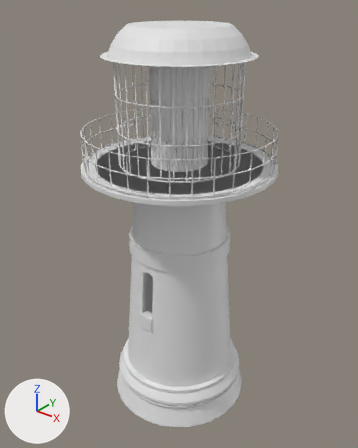
The Blender file DevelopmentVersions/Buildings/Lighthouse/Lighthouse.blend, before and after one commit.
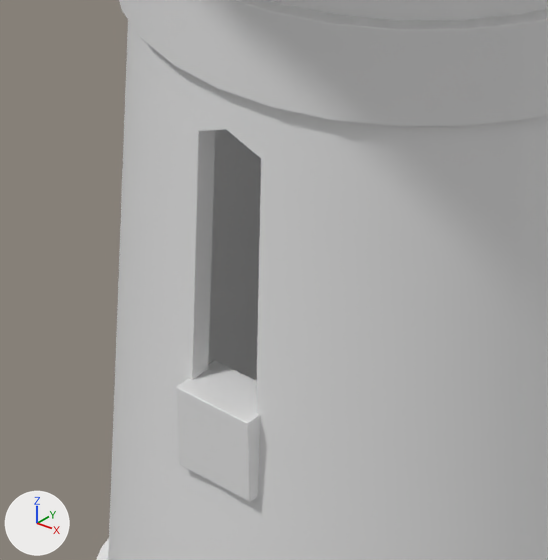
Old and new are each drawn whole from a 50 mm camera at (19.2, -24.0, 29.0) aimed at (-0.1, 0.1, 14.0) and again close up on the part from 31% to 56% of the width and 56% to 76% of the height. Lighting does not change. The marker at lower left points along +X, +Y and +Z.

The older version as bpy lines, for what is in view:
```python
me_circle = bpy.data.meshes.new('Circle')
me_circle.from_pydata(...)  # 1242 vertices, 1076 faces; spans x -6.3..6.3, y -6.3..6.3, z 0.3..18.5
me_circle.polygons.foreach_set('use_smooth', [True] * 1076)
ob_circle = bpy.data.objects.new('Circle', me_circle)
ob_circle.location = (0.0, 0.0, 0.0)
_m = ob_circle.modifiers.new('Bevel', 'BEVEL')
_m.width = 0.016
_m.width_pct = 0.016
_m.segments = 4
```
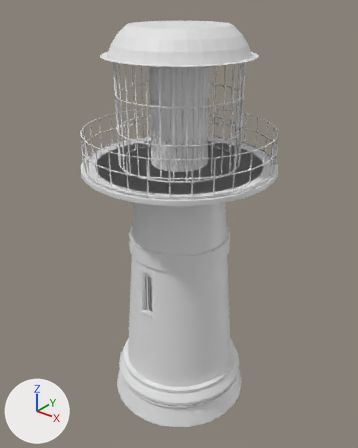
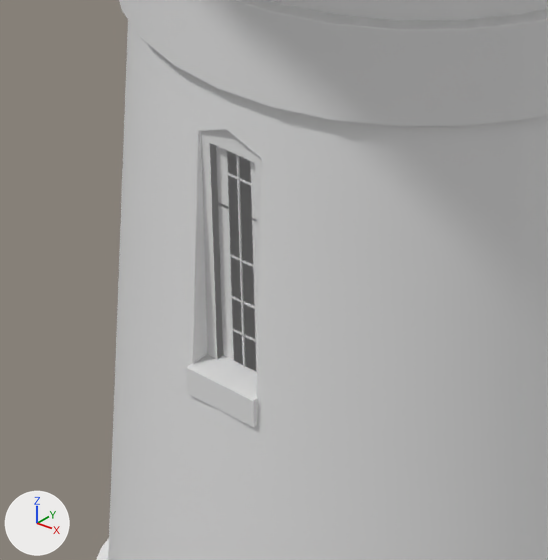
Changed parts and their boxes [x1, y1, x2, y2] in the close-ups (548 x 560 px; the box of a moved part takes in the faces that stretch with it):
'Cube.002', added
    after: [186, 130, 261, 427]
'Plane.001', added
    after: [216, 146, 259, 372]
part 1 of me_circle, deleted
    before: [176, 360, 260, 501]
part 2 of me_circle, moved or reshaped
    before: [175, 130, 269, 516]
    after: [175, 131, 269, 516]

Diff of the bpy script that builds the scene:
```diff
--- a/DevelopmentVersions/Buildings/Lighthouse/Lighthouse.blend.py
+++ b/DevelopmentVersions/Buildings/Lighthouse/Lighthouse.blend.py
@@ me_circle @@
 # used by ob_circle; location = (0.0, 0.0, 0.0)
-me_circle.from_pydata(...)  # 1242 vertices, 1076 faces; spans x -6.3..6.3, y -6.3..6.3, z 0.3..18.5
+me_circle.from_pydata(...)  # 1234 vertices, 1070 faces; spans x -6.3..6.3, y -6.3..6.3, z 0.3..18.5
+# me_circle part 1: the loose piece of 8 vertices spanning x -0.5..0.5, y -3.8..-3.1, z 7.4..8.5 is deleted
+# me_circle part 2
+# 23 vertices in x -3.6..3.6, y -3.6..3.6, z 7.9 move by (0.0, 0.0, 0.5)
+# 5 vertices in x -3.6..0.2, y -3.4..1.4, z 7.9 move by (0.1, 0.0, 0.5)
+# 5 vertices in x -0.2..3.6, y -3.4..1.4, z 7.9 move by (-0.1, 0.0, 0.5)
+# 4 vertices in x -1.4..1.4, y 3.4..3.6, z 7.9 move by (0.0, -0.1, 0.5)
+# 4 vertices in x -1.4..1.4, y -3.6..-3.4, z 7.9 move by (0.0, 0.1, 0.5)
@@ me_plane_003 @@
+me_plane_003.from_pydata([(-0.53, 0.17, 1.16), (1.19, 0.17, 1.16), (-0.53, 0.17, 8.17), (1.19, 0.17, 8.17)], [], [(0, 1, 3, 2)])
@@ me_cube_005 @@
+me_cube_005.from_pydata(...)  # 116 vertices, 91 faces, 2 loose edges; spans x -1.2..1.2, y -1.5..1.2, z -1.0..23.6
@@ ob_plane_001 @@
+ob_plane_001 = bpy.data.objects.new('Plane.001', me_plane_003)
+ob_plane_001.location = (0.01, -3.27, 8.16)
+ob_plane_001.scale = (0.316, 0.405, 0.405)
+_m = ob_plane_001.modifiers.new('Mirror', 'MIRROR')
@@ ob_cube_002 @@
+ob_cube_002 = bpy.data.objects.new('Cube.002', me_cube_005)
+ob_cube_002.location = (0.01, -3.36, 8.46)
+ob_cube_002.scale = (0.405, 0.172, 0.145)
+_m = ob_cube_002.modifiers.new('Bevel', 'BEVEL')
+_m.width = 0.005
+_m.width_pct = 0.005
+_m.segments = 4
```
